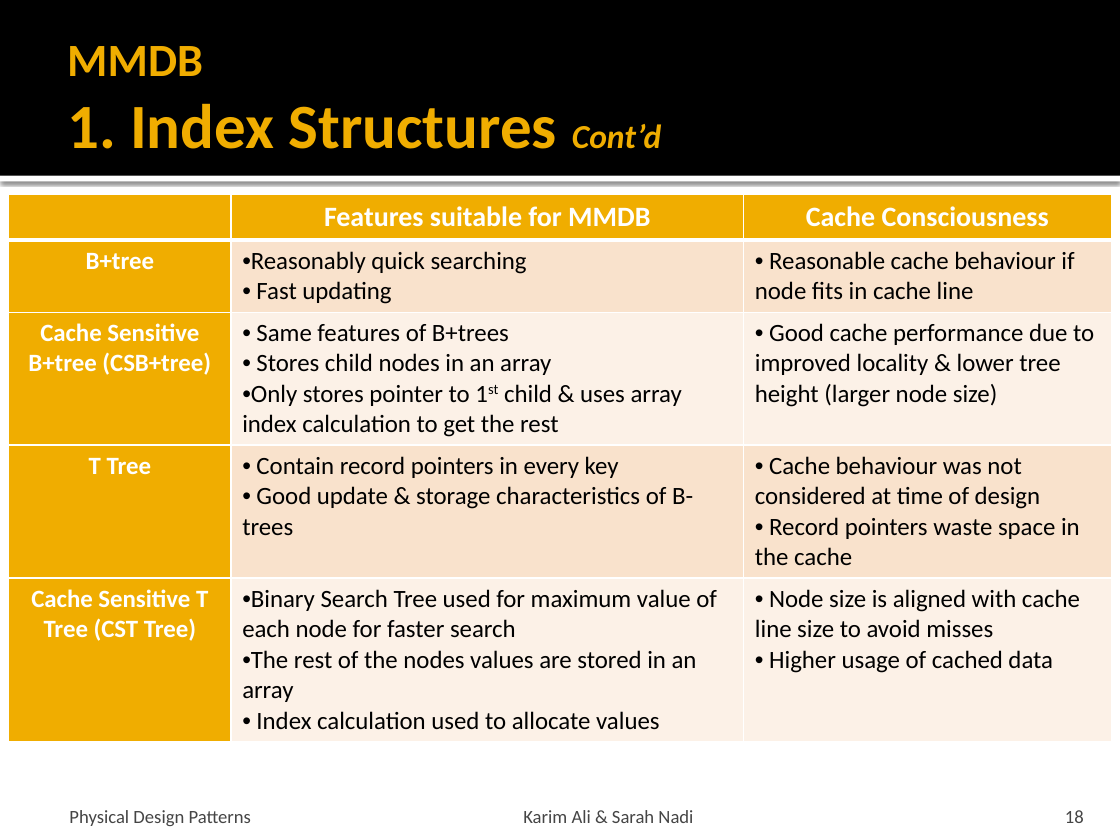
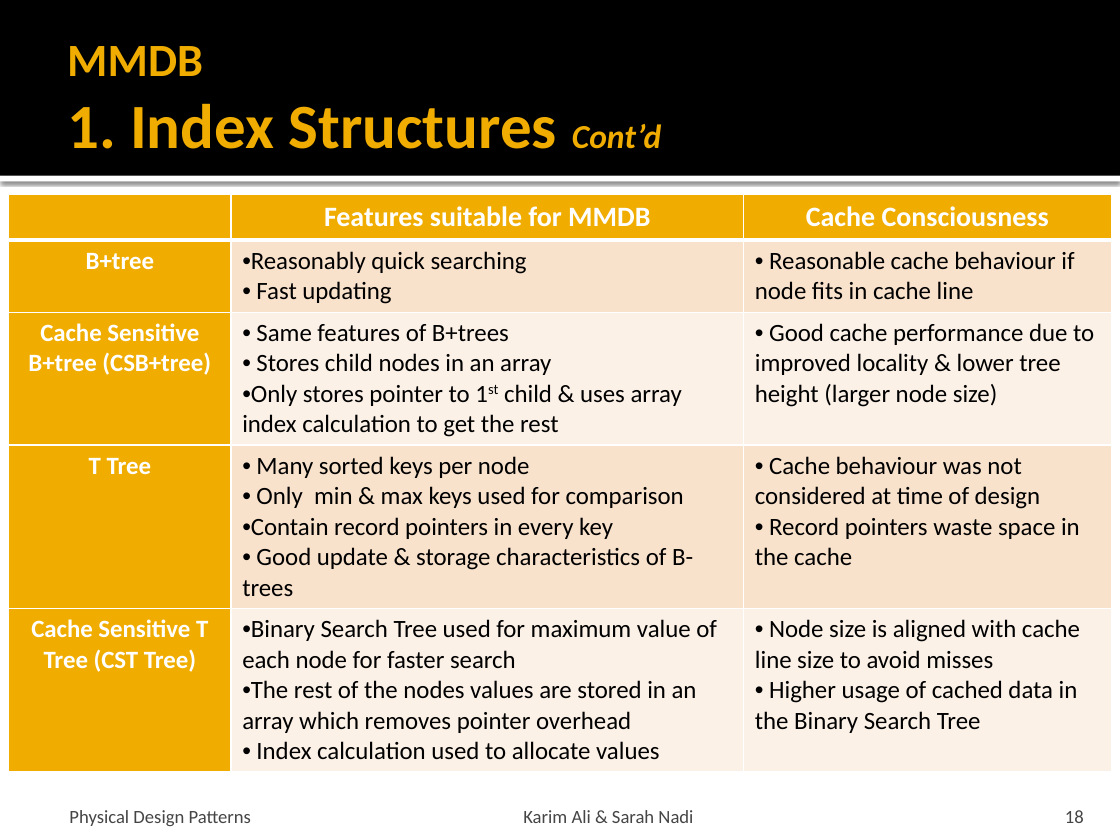
Before and after one commit to snadi/cs848-db, a slide deck: slide 18 of cs848-db/PhysDesignPres.pptx. Drawn at 1120x840 pixels with LibreOffice and Linux fonts; fonts in the diff are those of the drawing. Boxes give left, top, right and bottom in pixels: in the first picture for what was removed or moved away, otherwise in the second. Text is boxed around its words. In the diff, an @@ line names an element or a change of style, - is before the commit and + after.

```diff
--- a/cs848-db/PhysDesignPres.pptx
+++ b/cs848-db/PhysDesignPres.pptx
@@ table at <box>9,195,1112,764</box> @@
-row 4, column 2: Contain record pointers in every key / Good update & storage characteristics of B-trees
+row 4, column 2: Many sorted keys per node / Only min & max keys used for comparison / Contain record pointers in every key / Good update & storage characteristics of B-trees
-row 5, column 2: Binary Search Tree used for maximum value of each node for faster search / The rest of the nodes values are stored in an array / Index calculation used to allocate values
+row 5, column 2: Binary Search Tree used for maximum value of each node for faster search / The rest of the nodes values are stored in an array which removes pointer overhead / Index calculation used to allocate values
-row 5, column 3: Node size is aligned with cache line size to avoid misses / Higher usage of cached data
+row 5, column 3: Node size is aligned with cache line size to avoid misses / Higher usage of cached data in the Binary Search Tree
```
Also in this commit, not shown: 3 other slides changed.
